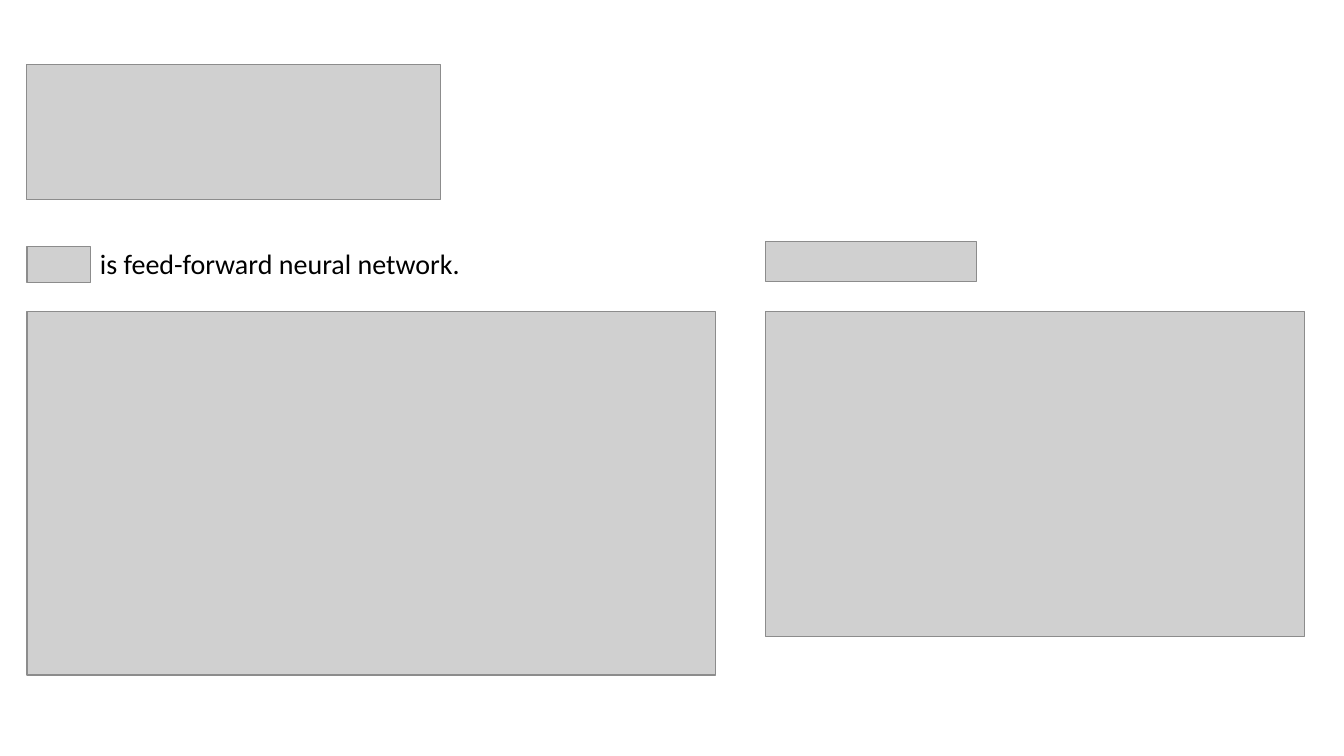
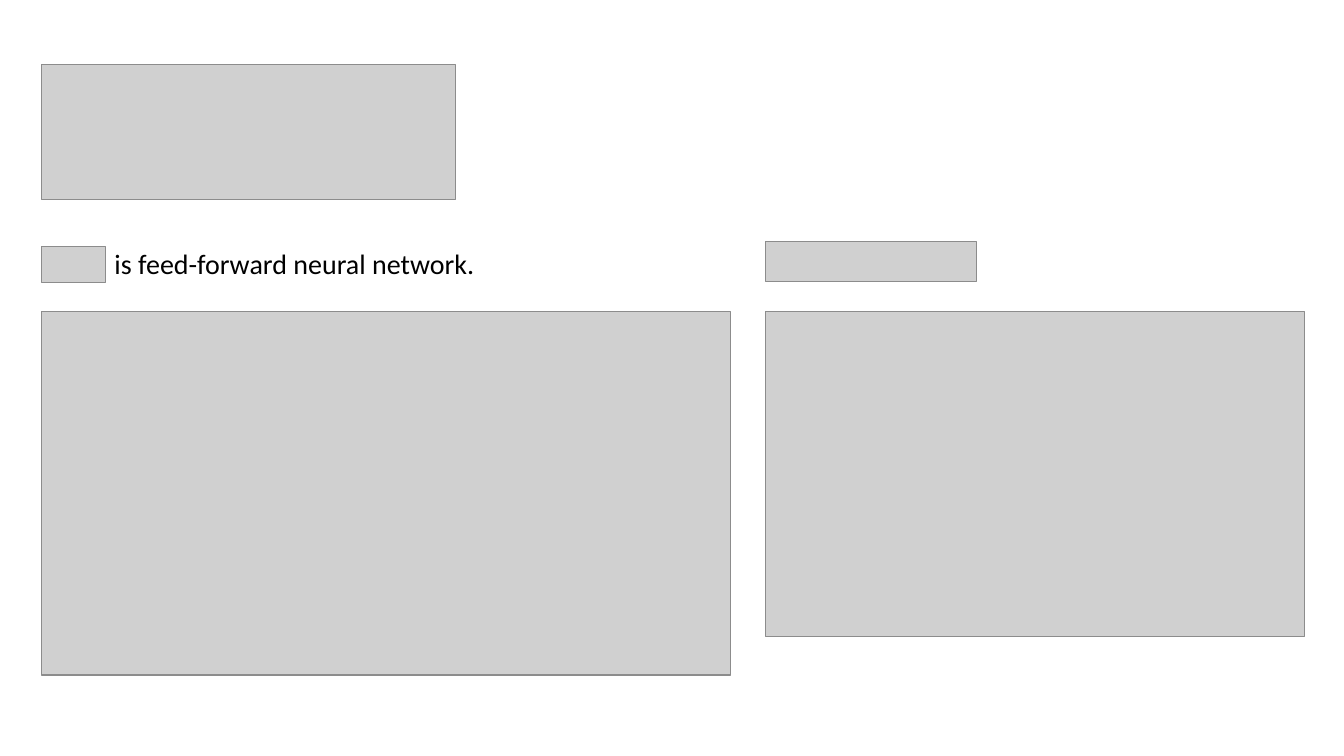
Before and after one commit to datduong/CS269_tutorial, a slide deck: slide 9 of CS269PresentationOwnOptimFunction.pptx. Drawn at 1344x756 pixels with LibreOffice and Linux fonts; fonts in the diff are those of the drawing; grey boxes stand for pictures. Boxes give left, top, right and bottom in pixels: in the first picture for what was removed or moved away, otherwise in the second. Text is boxed around its words. In the diff, an @@ line names an element or a change of style, - is before the commit and + after.

```diff
--- a/CS269PresentationOwnOptimFunction.pptx
+++ b/CS269PresentationOwnOptimFunction.pptx
@@ 3 pictures, 1 text: place and size @@
-3 pictures, 1 text at [27,65,716,675]
+3 pictures, 1 text at [41,65,730,675]
```
Also in this commit, not shown: 6 other slides changed, 3 slides added.
